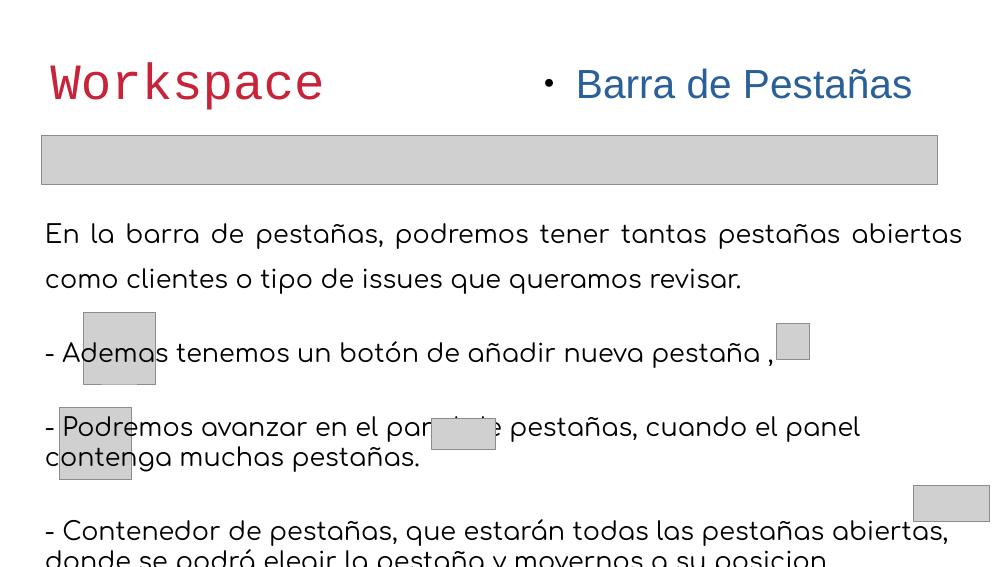
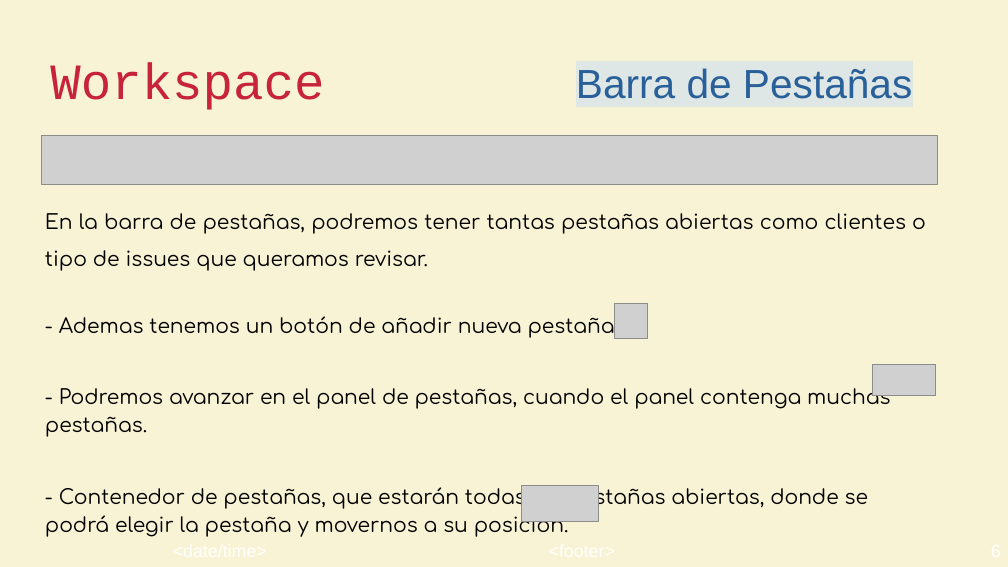
Before and after one commit to lopuma/APP-COMPLIANCE, a slide deck: slide 6 of Presentancion/APPCompliance.odp. Drawn at 1008x567 pixels with LibreOffice and Linux fonts; fonts in the diff are those of the drawing; grey boxes stand for pictures; background and template pictures are left out. Boxes give left, top, right and bottom in pixels: in the first picture for what was removed or moved away, otherwise in the second. Text is boxed around its words. In the diff, an @@ line names an element or a change of style, - is before the commit and + after.

```diff
--- a/Presentancion/APPCompliance.odp
+++ b/Presentancion/APPCompliance.odp
@@ background #FFFFFF to #F8F3D4 @@
@@ text "Barra de Pestañas" at (576,68,912,99): highlight none to #DEE7E5; bullet ● to none @@
@@ text at (45,213,926,537): size 20 to 16 pt in "En la barra de pestañas, podremos tener ...", "- Podremos avanzar en el panel de ...", "- Contenedor de pestañas, que estarán todas ..."; line spacing 1 to 1.15; more space between paragraphs @@
@@ text at (59,311,619,339): text changed; size 20 to 16 pt @@
-- Ademas tenemos un botón de añadir nueva pestaña ,
+- Ademas tenemos un botón de añadir nueva pestaña.
@@ picture: place and size @@
-picture at (83,312,155,384)
+picture at (615,304,648,339)
@@ picture: place and size @@
-picture at (777,324,810,359)
+picture at (873,365,937,396)
@@ picture removed at (59,408,132,480) @@
@@ picture: place and size @@
-picture at (432,419,496,450)
+picture at (522,486,598,522)
@@ picture removed at (914,486,990,522) @@
```
Also in this commit, not shown: 20 other slides changed, 1 slide added, 7 other files.
